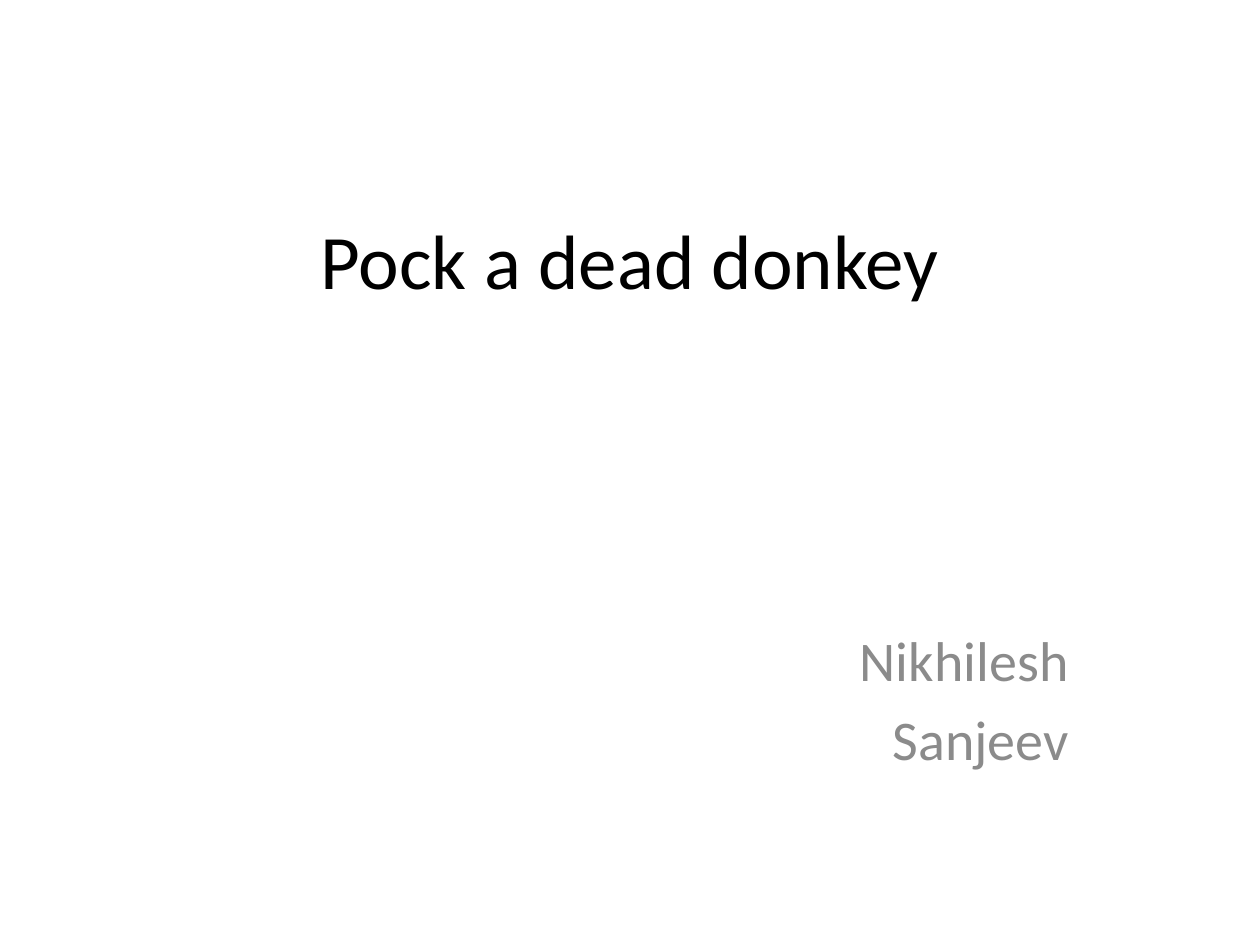
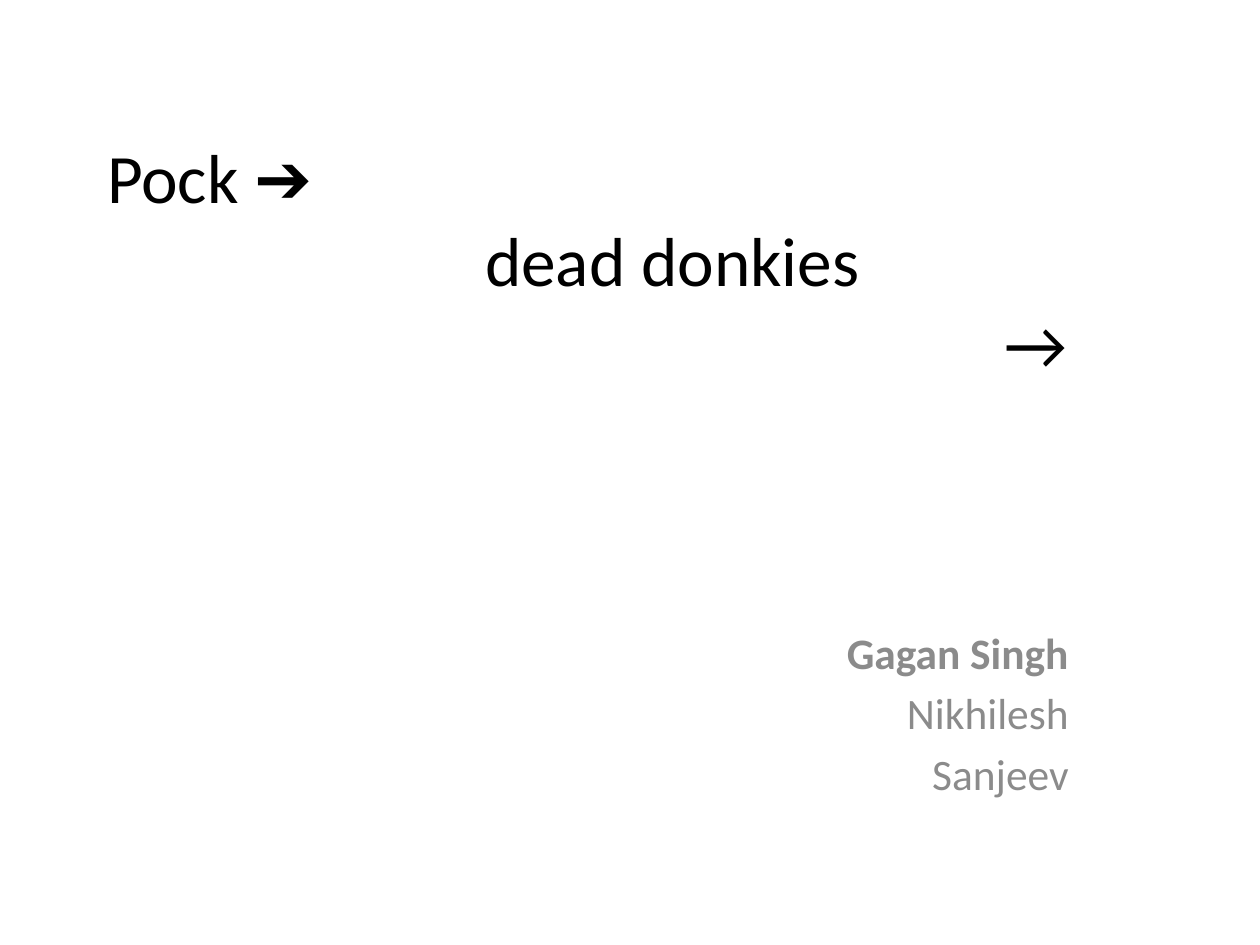
Before and after one commit to djangothon/Poker, a slide deck: slide 1 of PokerJoker.pptx. Drawn at 1260x945 pixels with LibreOffice and Linux fonts; fonts in the diff are those of the drawing. Boxes give left, top, right and bottom in pixels: in the first picture for what was removed or moved away, otherwise in the second. Text is boxed around its words. In the diff, an @@ line names an element or a change of style, - is before the commit and + after.

```diff
--- a/PokerJoker.pptx
+++ b/PokerJoker.pptx
@@ title at <box>107,155,859,287</box>: text changed; size 44 to 39.6 pt @@
-Pock a dead donkey
+Pock ➔
+dead donkies
+→
@@ subtitle at <box>847,638,1068,676</box>: paragraph added @@
+Gagan Singh
@@ subtitle at <box>907,699,1069,798</box>: size 32 to 24.8 pt in "Nikhilesh", "Sanjeev"; less space between paragraphs @@
```
Also in this commit, not shown: 3 other slides changed, 1 slide added, 1 other file.
